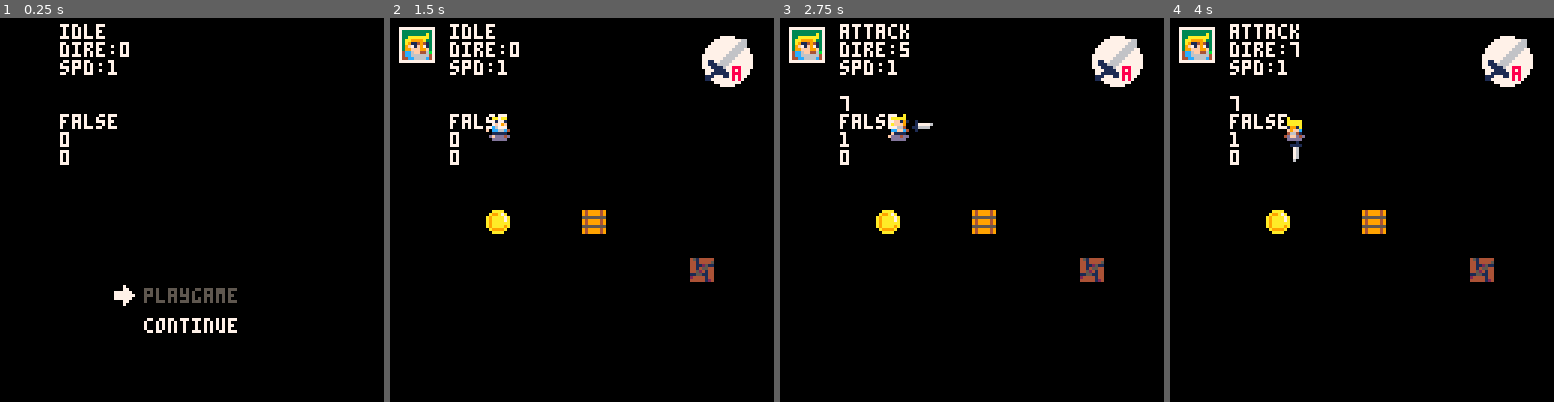
Above: before the commit, frames 1-4 (left to right).
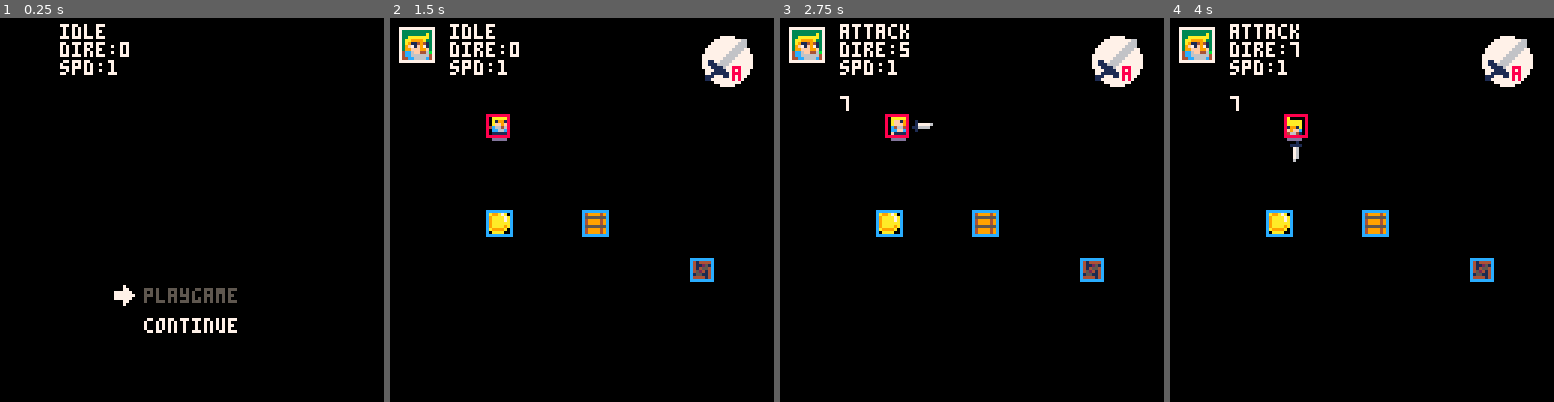
Above: after the commit, the same moments.

Repository: yuwangyu-Hub/pico8arpg
Game: PICO-8 cartridge arpg.p8
Two runs of this game, one before a commit and one after it. Both use one fixed random seed, a clock stepped at 60 frames per second and the inputs below.
Inputs:
- Up to frame 1 (0.25 s): no input
- Up to frame 2 (1.5 s): tap X (X key) at 0.33, 1.07 s; tap O (Z key) at 0.7 s
- Up to frame 3 (2.75 s): hold Right 1.6-2.1 s; tap O (Z key) at 1.7, 2.1, 2.5 s; tap X (X key) at 1.85 s; hold Up 2.15-2.42 s; hold Right from 2.47 s (still down)
- Up to frame 4 (4 s): tap O (Z key) at 2.9, 3.3, 3.7 s; tap X (X key) at 2.97 s; release Right at 3.03 s; hold Left 3.08-3.58 s; hold Down 3.63-3.97 s

The runs differ from the first frame. In frame 1, 0.4% of the frame differs, in the area x 15-31%, y 25-39%; in frame 2, 1.1%; in frame 3, 1.1%; in frame 4, 1.1%, in the area x 15-85%, y 25-69%.

Commit message:
25-6-17
当移动接近物体边缘，阻挡时，自动向侧边移动

Diff:
--- a/action.lua
+++ b/action.lua
@@ -56,20 +56,12 @@
 			local colldire=checkdir(_obj,sb)--检测方向
 			--debug="move"
 			if ck_item(_obj,sb,0,0,0,0) then
-				iscoll=true
 				--and (a== wy.dire or b == wy.dire or c == wy.dire) then
 				--注意，因为pico-8的缺陷，所以存在如果要斜角度归一化，那么像素级别的碰撞，在右边和下边两个角度上，斜角度移动会在设置的像素碰撞上再进一个像素
 				--检测碰撞方向
 				--如果监测到移动前方有物体（flag get）进入push状态
-				if _obj.type=="fixed" then
-					--推不动的各种交互逻辑
-					move_not_push(sb,colldire)
-				elseif _obj.type=="move" then
-					sb.state=sb.allstate.push
-				end
-
+				move_not_push(_obj,sb,colldire)
 			else
-				iscoll=false
 				move(sb)
 				move_anim(sb)
 			end
--- a/draw.lua
+++ b/draw.lua
@@ -8,11 +8,11 @@
     --物体精灵显示
     for o in all (obj) do
         spr(o.spr, o.sprx, o.spry)
-        --rect(o.x,o.y,o.x+o.w,o.y+o.h,12)--物体的碰撞盒
+        rect(o.x,o.y,o.x+o.w,o.y+o.h,12)--物体的碰撞盒
     end
     --主角
     spr(wy.frame, wy.x, wy.y, 1, 1, wy.sprflip)
-    --rect(wy.x, wy.y, wy.x+wy.w, wy.y+wy.h,8)--主角spr框
+    rect(wy.x, wy.y, wy.x+wy.w, wy.y+wy.h,8)--主角spr框
     --UI显示
     ui_show()
     --检测碰撞线显示
--- a/main.lua
+++ b/main.lua
@@ -18,7 +18,7 @@
 cb_line={}--碰撞盒
 
 px1,py1,px2,py2=0,0,0,0
-iscoll=false
+iscollFlip=false --是否碰撞翻转
 debug=""
 debug1=""
 debug2=""
@@ -59,9 +59,7 @@
 	print("spd:"..wy.speed)
 	print(debug)
 	print(debug1)
-	print(iscoll)
-	print(wy.spd.spx)
-	print(wy.spd.spy)
+	print(debug2)
 
 	--[[
 	if #cb_line>0 then
--- a/universal_tools.lua
+++ b/universal_tools.lua
@@ -88,13 +88,13 @@
 	local sx2=sb.x+sb.w
  	local sy2=sb.y+sb.h
 	if sx1>=ox2-1 and sy2>=oy1 and sy1<=oy2 then--物体在左边
-		return 1--,8,2
+		return 1
 	elseif sx2<=ox1+1 and sy2>=oy1 and sy1<=oy2 then--物体在右边
-		return 5--,4,6
+		return 5
 	elseif sy2<=oy1+1 and sx2>=ox1 and sx1<=ox2 then--物体在下边
-		return 7--,8,6
+		return 7
 	elseif sy1>=oy2-1 and sx2>=ox1 and sx1<=ox2 then--物体在上边
-		return 3--,2,4
+		return 3
 	else
 		return 0
 	end
@@ -117,69 +117,182 @@
 	end
 end
 
-function move_not_push(_sb,_colldire)
-	if _colldire==1 then
-		if _sb.dire==1 or _sb.dire==2 or _sb.dire==8 then
-			_sb.spd.spx=0
-			_sb.spd.spy=diry[_sb.dire]*_sb.speed
+function move_not_push(_obj,_sb,_colldire)
+	--一种1、3、5、7方向数据的整合码
+	--Dimensional dataset
+	--
+	d_date={
+	  --正角度、斜角度1、斜角度2，直角度1，直角度2，x对应值，y对应值
+		{1,2,8,3,7,0,1},
+		{3,2,4,1,5,1,0},
+		{5,4,6,3,7,0,1},
+		{7,8,6,1,3,1,0}
+	}
+	local direnum=(_colldire+1)/2
+	if _obj.type=="fixed"  then
+		if _sb.dire==d_date[direnum][1] or _sb.dire==d_date[direnum][2] or _sb.dire==d_date[direnum][3] then
+			--如果是正角度或者斜角度1、斜角度2
+			_sb.spd.spx=dirx[_sb.dire]*_sb.speed*d_date[direnum][6]
+			_sb.spd.spy=diry[_sb.dire]*_sb.speed*d_date[direnum][7]
 			pull_anim(_sb,_colldire)
-		elseif _sb.dire==3 or _sb.dire==7 then
-			iscoll=false
-			_sb.spd.spx=0
-			_sb.spd.spy=diry[_sb.dire]*_sb.speed
+		elseif _sb.dire==d_date[direnum][4] or _sb.dire==d_date[direnum][5] then
+			--如果是直角度1、直角度2
+			_sb.spd.spx=dirx[_sb.dire]*_sb.speed*d_date[direnum][6]
+			_sb.spd.spy=diry[_sb.dire]*_sb.speed*d_date[direnum][7]
 			move_anim(_sb)
 		else
 			move(_sb)
 		end
+	elseif _obj.type=="move"  then
+		--推动的各种物体交互逻辑
+	end
+	--[[*边缘滑动过渡效果
+	if _colldire==1 then
+		if _obj.type=="fixed" then
+			--推不动的各种交互逻辑
+			if checkcolledge(_obj,_sb,_colldire) then
+				if abs(_obj.y-(_sb.y+_sb.h))<=_sb.h/2 and _sb.dire==1 then
+					_sb.spd.spx=0
+					_sb.spd.spy=-1*_sb.speed
+				elseif abs((_obj.y+_obj.h)-_sb.y)<=_sb.h/2 and _sb.dire==1 then
+					_sb.spd.spx=0
+					_sb.spd.spy=1*_sb.speed
+				end
+				debug2="colledge_1"
+			else
+				if _sb.dire==1 or _sb.dire==2 or _sb.dire==8 then
+					_sb.spd.spx=0
+					_sb.spd.spy=diry[_sb.dire]*_sb.speed
+					pull_anim(_sb,_colldire)
+				elseif _sb.dire==3 or _sb.dire==7 then
+					_sb.spd.spx=0
+					_sb.spd.spy=diry[_sb.dire]*_sb.speed
+					move_anim(_sb)
+				else
+					move(_sb)
+				end
+			end
+			debug2=""
+		elseif _obj.type=="move" then
+			--推动的各种物体交互逻辑
+		end
 	elseif _colldire==3 then
-		if _sb.dire==3  or _sb.dire==2 or _sb.dire==4 then
-			_sb.spd.spx=dirx[_sb.dire]*_sb.speed
-			_sb.spd.spy=0
-			pull_anim(_sb,_colldire)
-		elseif _sb.dire==1 or _sb.dire==5 then
-			iscoll=false
-			_sb.spd.spx=dirx[_sb.dire]*_sb.speed
-			_sb.spd.spy=0
-			move_anim(_sb)
-		else
-			move(_sb)
+		if _obj.type=="fixed" then
+			--推不动的各种交互逻辑
+			if checkcolledge(_obj,_sb,_colldire) then
+				if abs(_obj.x-(_sb.x+_sb.w))<=_sb.w/2 and _sb.dire==3 then
+					_sb.spd.spx=-1*_sb.speed
+					_sb.spd.spy=0
+				elseif abs((_obj.x+_obj.w)-_sb.x)<=_sb.w/2 and _sb.dire==3 then
+					_sb.spd.spx=1*_sb.speed
+					_sb.spd.spy=0
+				end
+				debug2="colledge_3"
+			else
+				if _sb.dire==3  or _sb.dire==2 or _sb.dire==4 then
+					_sb.spd.spx=dirx[_sb.dire]*_sb.speed
+					_sb.spd.spy=0
+					pull_anim(_sb,_colldire)
+				elseif _sb.dire==1 or _sb.dire==5 then
+					_sb.spd.spx=dirx[_sb.dire]*_sb.speed
+					_sb.spd.spy=0
+					move_anim(_sb)
+				else
+					move(_sb)
+				end
+			end
+			debug2=""
+		elseif _obj.type=="move" then
+			--推动的各种物体交互逻辑
 		end
 	elseif _colldire==5 then
-		if _sb.dire==5  or _sb.dire==4 or _sb.dire==6 then
-			_sb.spd.spx=0
-			_sb.spd.spy=diry[_sb.dire]*_sb.speed
-			pull_anim(_sb,_colldire)
-		elseif _sb.dire==3 or _sb.dire==7 then
-			iscoll=false
-			_sb.spd.spx=0
-			_sb.spd.spy=diry[_sb.dire]*_sb.speed
-			move_anim(_sb)
-		else
-			move(_sb)
+		if _obj.type=="fixed" then
+			if checkcolledge(_obj,_sb,_colldire) then
+				if abs(_obj.y-(_sb.y+_sb.h))<=_sb.h/2 and _sb.dire==5 then
+					_sb.spd.spx=0
+					_sb.spd.spy=-1*_sb.speed
+				elseif abs((_obj.y+_obj.h)-_sb.y)<=_sb.h/2 and _sb.dire==5 then
+					_sb.spd.spx=0
+					_sb.spd.spy=1*_sb.speed
+				end
+				debug2="colledge_5"
+			else
+				if _sb.dire==5  or _sb.dire==4 or _sb.dire==6 then
+					_sb.spd.spx=0
+					_sb.spd.spy=diry[_sb.dire]*_sb.speed
+					pull_anim(_sb,_colldire)
+				elseif _sb.dire==3 or _sb.dire==7 then
+					_sb.spd.spx=0
+					_sb.spd.spy=diry[_sb.dire]*_sb.speed
+					move_anim(_sb)
+				else
+					move(_sb)
+				end
+				debug2=""
+			end
+		elseif _obj.type=="move" then
+			--推动的各种物体交互逻辑
 		end
 	elseif _colldire==7 then
-		--当角色在边缘位置时候
-		if _sb.dire==7  or _sb.dire==8 or _sb.dire==6 then
-			_sb.spd.spx=dirx[_sb.dire]*_sb.speed
-			_sb.spd.spy=0
-			pull_anim(_sb,_colldire)
-		elseif _sb.dire==1 or _sb.dire==5 then
-			iscoll=false
-			_sb.spd.spx=dirx[_sb.dire]*_sb.speed
-			_sb.spd.spy=0
-			move_anim(_sb)
-		else
-			move(_sb)
-		end
+		if _obj.type=="fixed" then
+			--当角色在边缘位置时候
+			if checkcolledge(_obj,_sb,_colldire) then
+				if abs(_obj.x-(_sb.x+_sb.w))<=_sb.w/2  and _sb.dire==7 then
+					_sb.spd.spx=-1*_sb.speed
+					_sb.spd.spy=0
+				elseif abs((_obj.x+_obj.w)-_sb.x)<=_sb.w/2 and _sb.dire==7 then
+					_sb.spd.spx=1*_sb.speed
+					_sb.spd.spy=0
+				end
+				debug2="colledge_7"
+			else
+				if _sb.dire==7  or _sb.dire==8 or _sb.dire==6 then
+					_sb.spd.spx=dirx[_sb.dire]*_sb.speed
+					_sb.spd.spy=0
+					pull_anim(_sb,_colldire)
+				elseif _sb.dire==1 or _sb.dire==5 then
+					_sb.spd.spx=dirx[_sb.dire]*_sb.speed
+					_sb.spd.spy=0
+					move_anim(_sb)
+				else
+					move(_sb)
+				end
+				debug2=""
+			end
+		elseif _obj.type=="move" then
+			--推动的各种物体交互逻辑
+		end
+	end]]
+end
+
+function checkcolledge(_obj,_sb,_colldire)--检测是否在碰撞边缘
+	local edgew=_sb.w/2 --3/7方向使用
+	local edgeh=_sb.h/2 --1/5方向使用
+	local sbcenter_x=_sb.x+_sb.w/2
+	local sbcenter_y=_sb.y+_sb.h/2
+	local objcenter_x=_obj.x+_obj.w/2
+	local objcenter_y=_obj.y+_obj.h/2
+
+	if _colldire==1 or _colldire==5 then
+		if abs(_obj.y-(_sb.y+_sb.h))<=edgeh or abs((_obj.y+_obj.h)-_sb.y)<=edgeh then
+			return true
+		end
+	elseif _colldire==3 or _colldire==7 then
+		if abs(_obj.x-(_sb.x+_sb.w))<=edgew or abs((_obj.x+_obj.w)-_sb.x)<=edgew then
+			return true
+		end
+	else
+		return false
 	end
 end
 
 function spr_flip(_sb)
-    if (_sb.dire==2 or _sb.dire==1 or _sb.dire==8) and  not iscoll then
+	if (_sb.dire==2 or _sb.dire==1 or _sb.dire==8)  then
 		_sb.sprflip=true --如果是右上方向，精灵翻转
-	elseif (_sb.dire==4 or _sb.dire==5 or _sb.dire==6) and  not iscoll then
+	elseif (_sb.dire==4 or _sb.dire==5 or _sb.dire==6)  then
 		_sb.sprflip=false --其他方向不翻转
 	end
+
 end
 
 function move_anim(_sb)
Not shown, changed: .DS_Store
